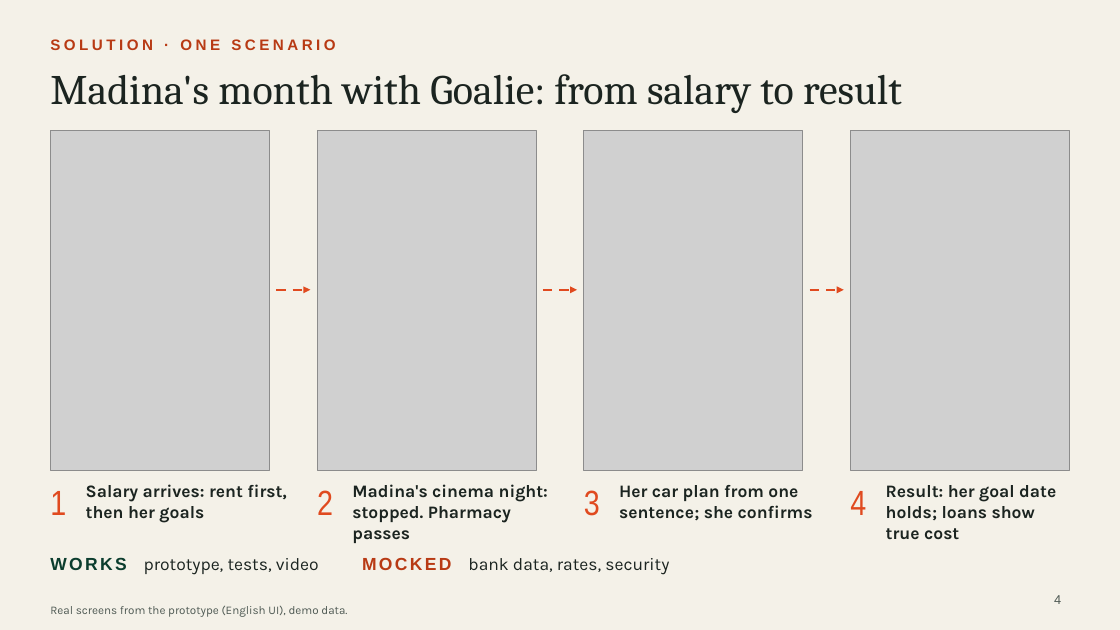
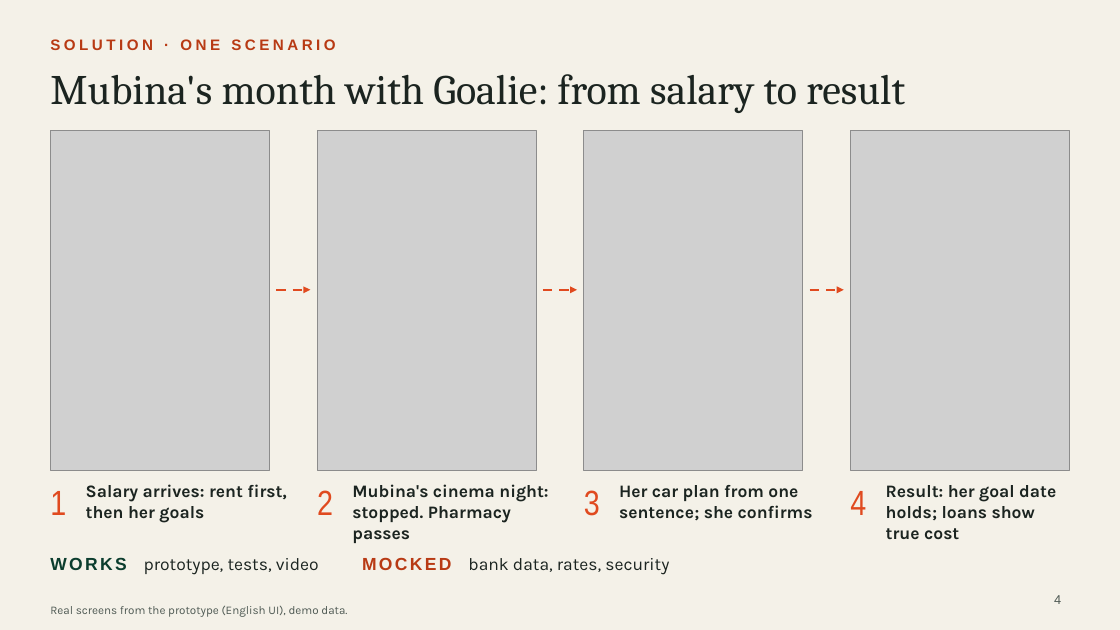
Before and after one commit to quixtorm/Goalie, a slide deck: slide 4 of pitch/Goalie_pitch_Infinity.pptx. Drawn at 1120x630 pixels with LibreOffice and Linux fonts; fonts in the diff are those of the drawing; grey boxes stand for pictures. Boxes give left, top, right and bottom in pixels: in the first picture for what was removed or moved away, otherwise in the second. Text is boxed around its words. In the diff, an @@ line names an element or a change of style, - is before the commit and + after.

```diff
--- a/pitch/Goalie_pitch_Infinity.pptx
+++ b/pitch/Goalie_pitch_Infinity.pptx
@@ text at (50, 74, 905, 113): text changed @@
-Madina's month with Goalie: from salary to result
+Mubina's month with Goalie: from salary to result
@@ text at (352, 484, 548, 543): text changed @@
-Madina's cinema night: stopped. Pharmacy passes
+Mubina's cinema night: stopped. Pharmacy passes
```
Also in this commit, not shown: 1 other slide changed, 4 other files.
